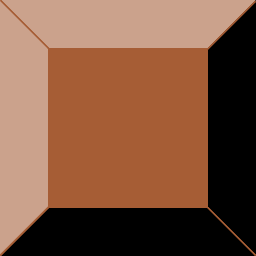
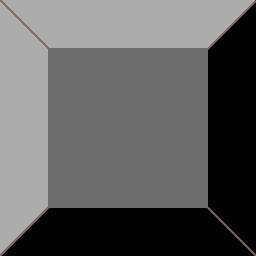
Layers edited between the first and the second w=256, h=256 image:
added layer "Layer 6 copy 2" above "Layer 6" over (x1=0, y1=0, x2=256, y2=256)
hid "Layer 6" over (x1=0, y1=0, x2=256, y2=256)
added layer "Layer 1 copy 2" above "Layer 1" over (x1=48, y1=48, x2=208, y2=208)
hid "Layer 1" over (x1=48, y1=48, x2=208, y2=208)
added layer "Layer 8" above "Layer 7" over (x1=0, y1=0, x2=256, y2=256)
hid "Layer 0" over (x1=0, y1=0, x2=256, y2=256)
